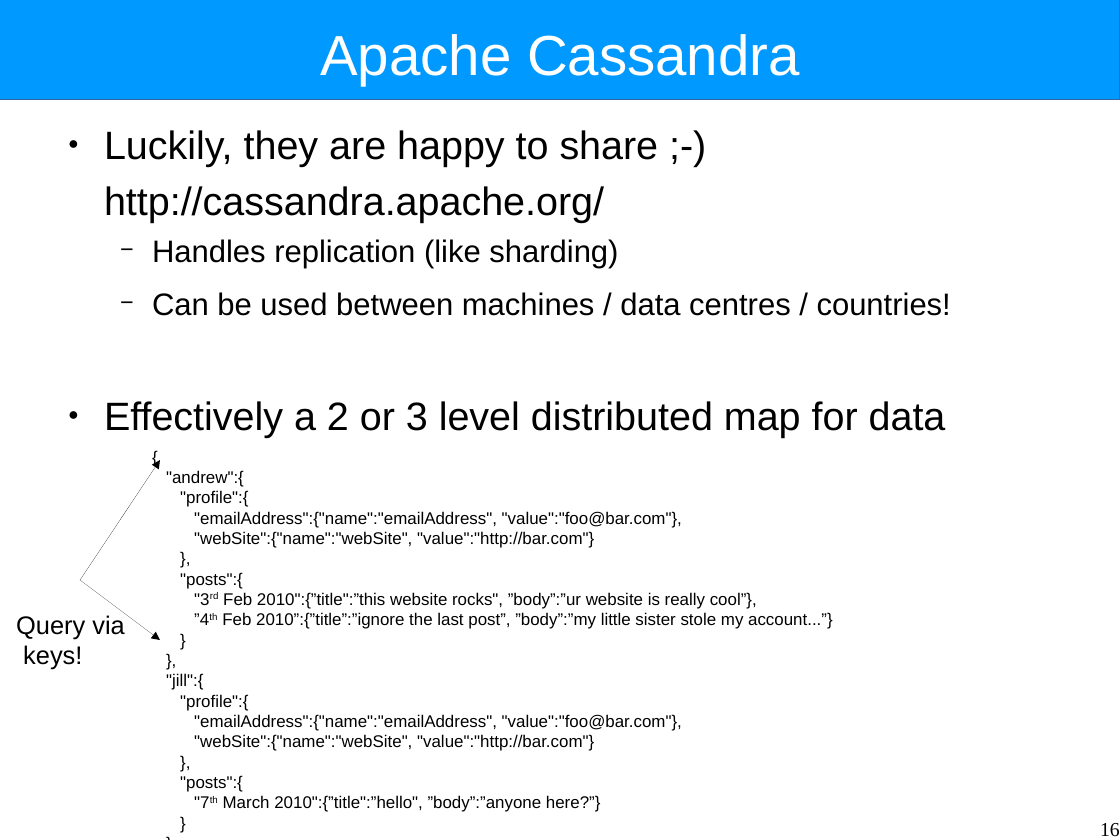
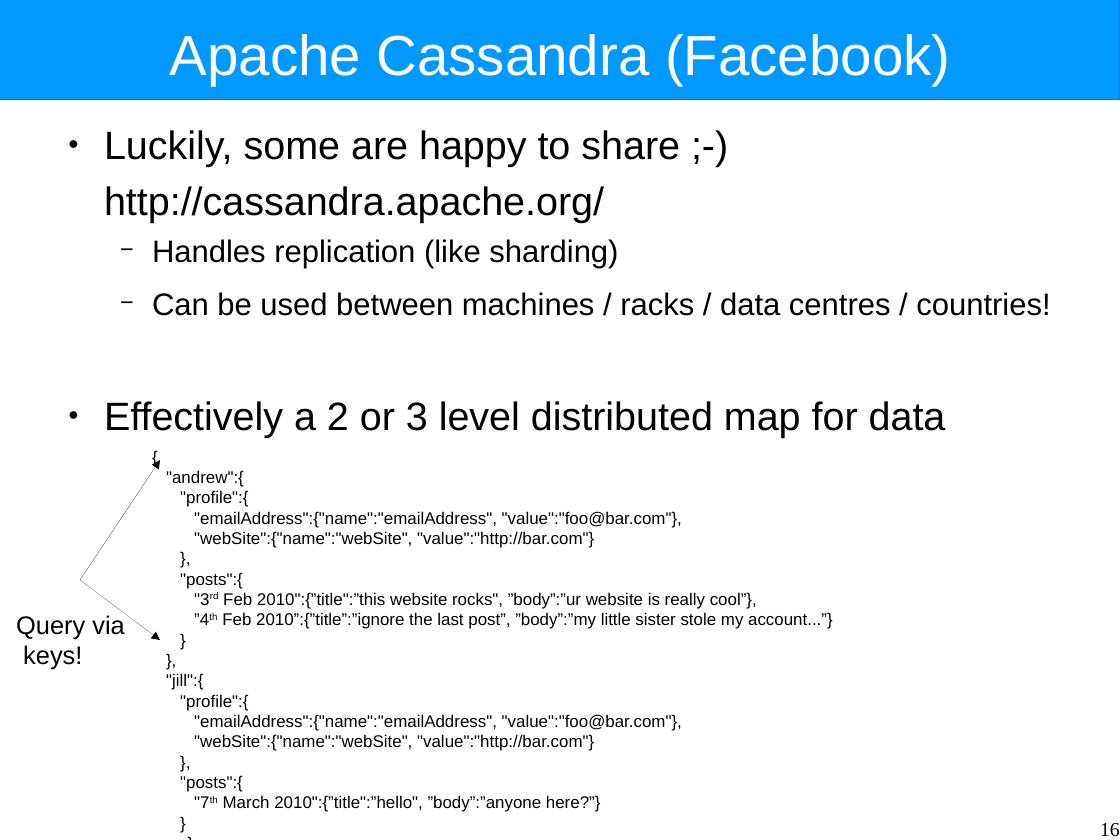
Before and after one commit to Intrinsarc/intrinsarc-evolve, a slide deck: slide 16 of Academic Work/lectures/data-distribution-architectures.odp. Drawn at 1120x840 pixels with LibreOffice and Linux fonts; fonts in the diff are those of the drawing. Boxes give left, top, right and bottom in pixels: in the first picture for what was removed or moved away, otherwise in the second. Text is boxed around its words. In the diff, an @@ line names an element or a change of style, - is before the commit and + after.

```diff
--- a/Academic Work/lectures/data-distribution-architectures.odp
+++ b/Academic Work/lectures/data-distribution-architectures.odp
@@ title at [170,34,950,85]: text changed @@
-Apache Cassandra
+Apache Cassandra (Facebook)
@@ text at [104,130,680,167]: text changed @@
-● Luckily, they are happy to share ;-)
+● Luckily, some are happy to share ;-)
@@ text at [152,292,1050,316]: text changed @@
-  − Can be used between machines / data centres / countries!
+  − Can be used between machines / racks / data centres / countries!
```
Also in this commit, not shown: 9 other slides changed, 18 other files.
